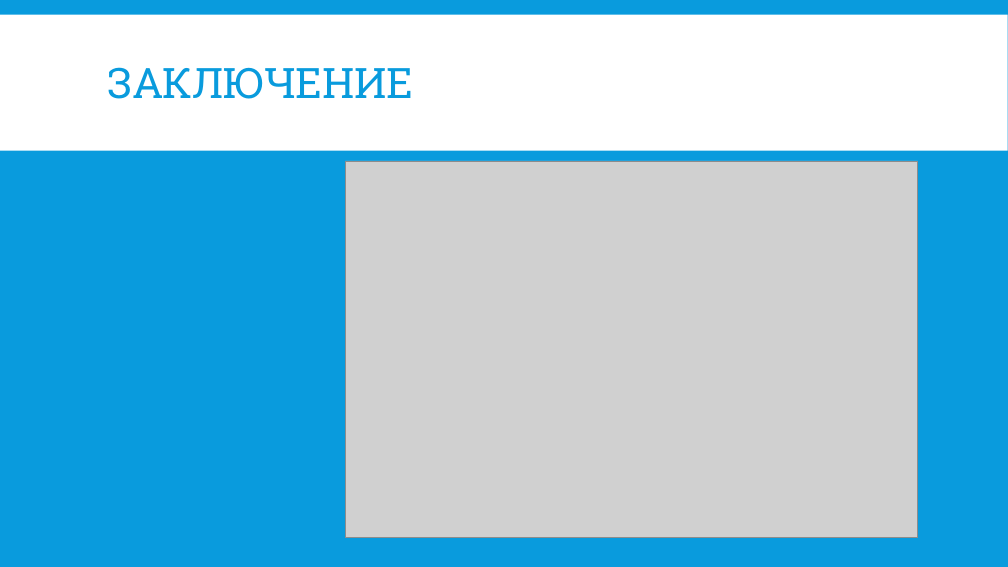
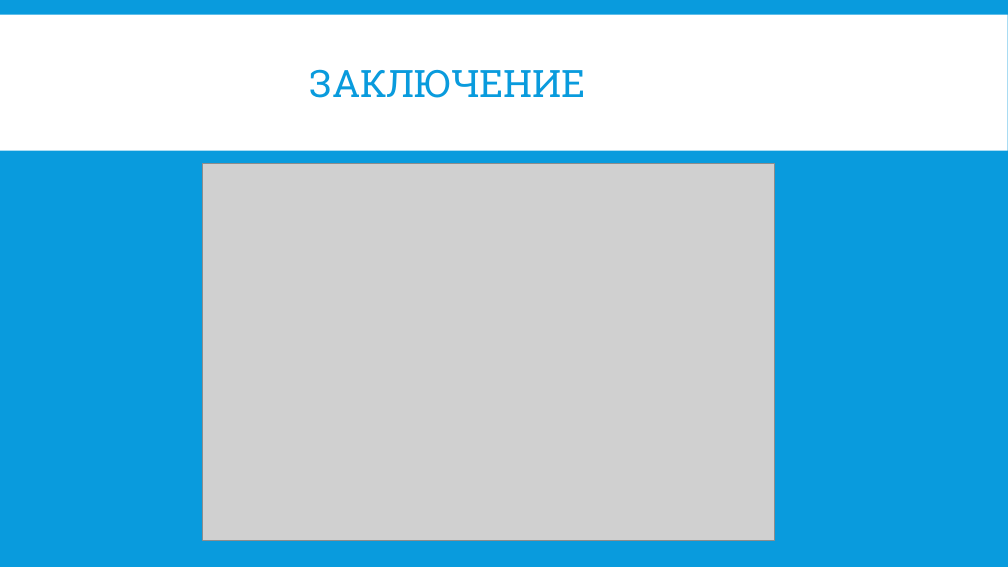
Before and after one commit to pgee-dzi2024/ThemeSP_2607, a slide deck: slide 9 of DR/защита.pptx. Drawn at 1008x567 pixels with LibreOffice and Linux fonts; fonts in the diff are those of the drawing; grey boxes stand for pictures. Boxes give left, top, right and bottom in pixels: in the first picture for what was removed or moved away, otherwise in the second. Text is boxed around its words. In the diff, an @@ line names an element or a change of style, - is before the commit and + after.

```diff
--- a/DR/защита.pptx
+++ b/DR/защита.pptx
@@ title "ЗАКЛЮЧЕНИЕ": place and size @@
-title "ЗАКЛЮЧЕНИЕ" at <box>107,67,413,99</box>
+title "ЗАКЛЮЧЕНИЕ" at <box>310,69,586,98</box>
@@ title "ЗАКЛЮЧЕНИЕ" at <box>310,69,586,98</box>: size 40 to 36 pt @@
@@ picture: place and size @@
-picture at <box>346,161,918,538</box>
+picture at <box>203,163,775,540</box>
```
Also in this commit, not shown: 7 other slides changed, 2 slides added, 2 slides removed.
